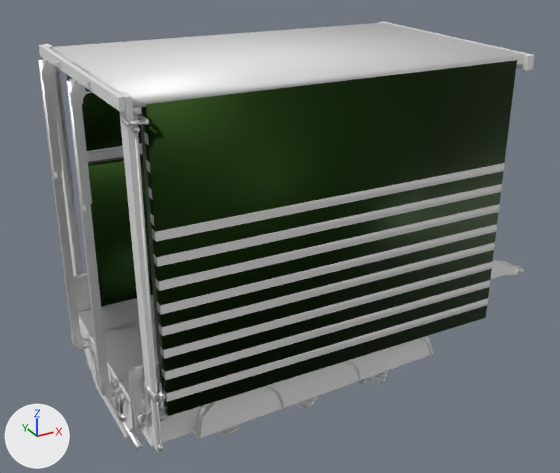
A saved change to the FBX model pup_trailer/meshes/trucks/tuning/pup.fbx.
Both versions are drawn from a 50 mm lens placed at (-0.0816, -0.0906, 0.0684), pointed at (-0.0302, 0.0028, 0.0216). Lighting does not change. The marker at lower left points along +X, +Y and +Z. Where no turn or scale is listed for an object, it has been applied to the vertices. Vertices at the same position are counted once.

Names of what the first picture shows: 'cdt_Body.011', 'cdt_Lift.010', 'cdt_LowerGate', 'cdt_RootNode.003', 'cdt_UpperGate', 'pup.002', 'puplift.002', 'top.023'.
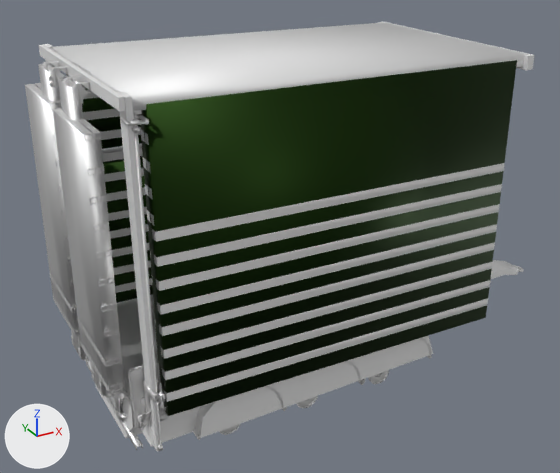
Commit message: pups are caged

Where the newer file only moved an object's origin or applied its transform, the numbers keep the older frame.

Where the change shows, as pixel boxes [x1, y1, x2, y2] in the pictures (560 x 473 px):
'cdt_Body.011', reshaped
    before: [38, 21, 534, 452]
    after: [25, 21, 534, 452]
'top.023', reshaped
    before: [77, 60, 524, 402]
    after: [69, 60, 524, 402]
'puplift.002', reshaped (11% wider)
    before: [41, 61, 166, 428]
    after: [27, 61, 166, 428]
part 1 of me_cube_1012, added
    after: [53, 22, 528, 111]
part 2 of me_cube_103, added
    after: [49, 66, 69, 87]
part 3 of me_cube_103, added
    after: [63, 76, 84, 87]
part 4 of me_cube_103, added
    after: [55, 108, 93, 141]
part 5 of me_cube_103, added
    after: [50, 274, 77, 313]
part 6 of me_cube_103, added
    after: [77, 317, 113, 367]
part 7 of me_cube_103, added
    after: [53, 297, 80, 337]
part 8 of me_cube_103, added
    after: [80, 341, 116, 392]
part 9 of me_cube_103, added
    after: [27, 83, 123, 390]
part 10 of me_cube_007, built on
    before: [80, 66, 143, 162]
    after: [69, 66, 152, 293]
part 11 of me_cube_007, built on
    before: [144, 132, 503, 401]
    after: [141, 130, 503, 401]
part 12 of me_cube_1022, rebuilt (23% wider, 6% taller)
    before: [66, 79, 109, 377]
    after: [58, 79, 111, 396]
part 13 of me_cube_1022, rebuilt (16% wider, 7% taller)
    before: [38, 59, 81, 335]
    after: [38, 64, 88, 360]
part 14 of me_cube_1022, added
    after: [25, 85, 80, 335]
part 15 of me_cube_1022, added
    after: [53, 110, 125, 391]
'cdt_LowerGate', unchanged, covered by the edit
    before: [88, 154, 153, 306]
    after: [103, 156, 153, 303]

Diff of the bpy script that builds the scene:
```diff
--- a/pup_trailer/meshes/trucks/tuning/pup.fbx.py
+++ b/pup_trailer/meshes/trucks/tuning/pup.fbx.py
@@ me_cube_103 @@
-me_cube_103.from_pydata(...)  # 3092 vertices, 2423 faces; spans x -0.0616..-0.0013, y -0.0179..0.0178, z 0.0203..0.0612
+me_cube_103.from_pydata(...)  # 4116 vertices, 3337 faces; spans x -0.0623..-0.0013, y -0.0179..0.0178, z 0.0203..0.0612
+# me_cube_103 part 2: the loose piece of 62 vertices spanning x -0.0614..-0.0577, y 0.0061..0.007, z 0.059..0.0612 is copied, and the copy is moved by (0.0, -0.0037, 0.0); it spans x -0.0614..-0.0577, y 0.0025..0.0033, z 0.059..0.0612
+# me_cube_103 part 3: the loose piece of 62 vertices spanning x -0.0614..-0.0578, y -0.007..-0.0062, z 0.059..0.0612 is copied, and the copy is moved by (0.0, 0.0034, 0.0); it spans x -0.0614..-0.0577, y -0.0037..-0.0028, z 0.059..0.0612
+# me_cube_103 part 4: the loose piece of 16 vertices spanning x -0.0613..-0.0603, y -0.007..-0.0063, z 0.0473..0.0592 is copied, and the copy is turned 90 degrees about the x axis through its middle, then moved by (-0.0007, -0.0007, 0.0038); it spans x -0.062..-0.0611, y -0.0133..-0.0014, z 0.0567..0.0574
+# me_cube_103 part 5: the loose piece of 16 vertices spanning x -0.0615..-0.0605, y 0.0063..0.007, z 0.0227..0.0346 is copied, and the copy is turned -90 degrees about the x axis through its middle, then moved by (-0.0008, 0.0006, 0.0011); it spans x -0.0623..-0.0614, y 0.0013..0.0132, z 0.0294..0.0301
+# me_cube_103 part 6: the loose piece of 16 vertices spanning x -0.0613..-0.0603, y -0.007..-0.0063, z 0.0473..0.0592 is copied, and the copy is turned 90 degrees about the x axis through its middle, then moved by (-0.001, -0.0007, -0.0235); it spans x -0.0623..-0.0614, y -0.0133..-0.0014, z 0.0294..0.0301
+# me_cube_103 part 7: the loose piece of 16 vertices spanning x -0.0613..-0.0603, y 0.0062..0.0069, z 0.0473..0.0592 is copied, and the copy is turned 90 degrees about the x axis through its middle, then moved by (-0.001, 0.0007, -0.027); it spans x -0.0623..-0.0614, y 0.0013..0.0132, z 0.0258..0.0265
+# me_cube_103 part 8: the loose piece of 16 vertices spanning x -0.0613..-0.0603, y -0.007..-0.0063, z 0.0473..0.0592 is copied, and the copy is turned 90 degrees about the x axis through its middle, then moved by (-0.001, -0.0007, -0.027); it spans x -0.0623..-0.0614, y -0.0133..-0.0014, z 0.0258..0.0265
+# me_cube_103 part 9: 528 vertices added at x -0.0621..-0.06, y -0.0133..0.0132, z 0.0258..0.0574
 me_cube_103.materials.append(mat_puplift_mat)
@@ me_cube_1012 @@
 # verts and faces of me_cube_1012; kept vertices keep their numbers, new ones are numbered from 8
-me_cube_1012.from_pydata(...)  # 8 vertices, 6 faces; spans x -0.0257..0.025, y -0.0004..0.0017, z -0.0122..0.0005
+me_cube_1012.from_pydata(...)  # 16 vertices, 12 faces; spans x -0.0274..0.0272, y -0.0304..0.0017, z -0.0122..0.0024
+# me_cube_1012 part 1
+verts[8] = (-0.0274, -0.0304, 0.0009)
+verts[9] = (0.0272, -0.0303, 0.0002)
+verts[10] = (-0.0274, 0.0016, 0.0009)
+verts[11] = (0.0272, 0.0016, 0.0002)
+for new, old in zip([*range(12, 16)], [*range(8, 12)]): verts[new] = verts[old] + (0.0, 0.0, 0.0015)
+faces += [(8, 10, 11, 9), (8, 9, 13, 12), (8, 12, 14, 10), (10, 14, 15, 11), (9, 11, 15, 13), (12, 13, 15, 14)]  # mat_pup4lift_mat_014 (white #e7e7e7)
 me_cube_1012.materials.append(mat_arm_mat_056)
+me_cube_1012.materials.append(mat_pup4lift_mat_014)  # white #e7e7e7
@@ me_cube_007 @@
-me_cube_007.from_pydata(...)  # 320 vertices, 244 faces; spans x -0.0131..0.0417, y -0.0161..0.0161, z -0.0304..0.0069
+me_cube_007.from_pydata(...)  # 512 vertices, 388 faces; spans x -0.0131..0.0417, y -0.0161..0.0161, z -0.0304..0.0069
+# me_cube_007 part 10: 2 vertices moved within x -0.0131, y 0.0025, z 0.0058..0.0069; 32 vertices removed from x -0.0131..0.0415, y 0.0025..0.0149, z -0.0302..0.0069; 120 vertices added at x -0.0114..0.0393, y 0.0139..0.0151, z -0.0304..0.0043
+# me_cube_007 part 11: 24 vertices removed from x -0.0114, y -0.015..-0.0148, z -0.0302..0.0029; 120 vertices added at x -0.0114..0.0393, y -0.0151..-0.0137, z -0.0304..0.0032
 me_cube_007.materials.append(mat_top_mat)
@@ me_cube_1022 @@
-me_cube_1022.from_pydata(...)  # 398 vertices, 317 faces; spans x -0.0615..0.0162, y -0.0169..0.0169, z 0.0112..0.0583
+me_cube_1022.from_pydata(...)  # 422 vertices, 343 faces; spans x -0.0622..0.0162, y -0.0169..0.0169, z 0.0112..0.0583
+# me_cube_1022 part 12: the loose piece of 16 vertices spanning x -0.0615..-0.0604, y -0.0069..-0.0062, z 0.0193..0.0582 is rebuilt with 16 vertices and now spans x -0.0615..-0.0604, y -0.0072..-0.0027, z 0.0179..0.0576
+# me_cube_1022 part 13: the loose piece of 16 vertices spanning x -0.0615..-0.0604, y 0.0063..0.007, z 0.0193..0.0582 is rebuilt with 16 vertices and now spans x -0.0615..-0.0604, y 0.0024..0.007, z 0.0179..0.0576
+# me_cube_1022 part 14: a new loose piece of 16 vertices spanning x -0.0622..-0.0602, y 0.0014..0.0131, z 0.0225..0.054, in mat_main2_mat (white #e7e7e7)
+# me_cube_1022 part 15: a new loose piece of 16 vertices spanning x -0.0622..-0.0602, y -0.0132..-0.0014, z 0.0225..0.054, in mat_main2_mat (white #e7e7e7)
 me_cube_1022.materials.append(mat_arm_mat_056)
@@ me_cube_1022 @@
 me_cube_1022.materials.append(mat_top_mat_010)
-me_cube_1022.materials.append(mat_pup4lift_mat_014)  # white #e7e7e7
```
